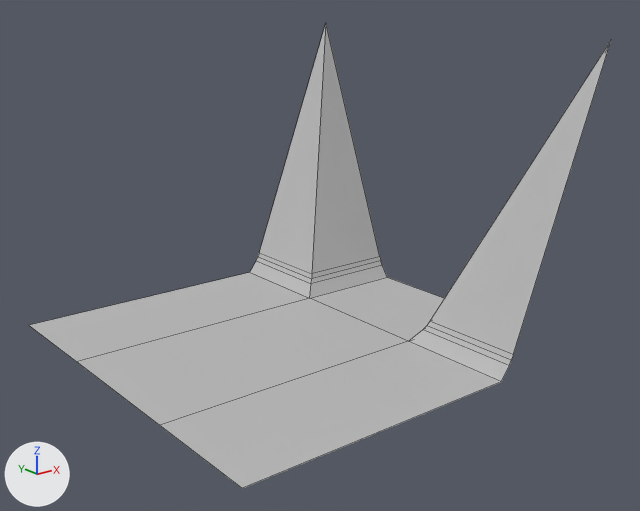
Renders of the FBX model Assets/Art Assets/3D/Models/Tiles/SM_Tile_29.fbx from each side of a commit.
One viewpoint serves both versions: a 50 mm camera at (-1.259, -1.671, 0.869) aimed at (0.02, -0.072, 0.229). The axes (+X, +Y, +Z) are drawn at lower left. The lights are the same throughout. Mesh edges are drawn as thin lines. Where no turn or scale is listed for an object, it has been applied to the vertices.

In view in the first picture: 'Tile_29'.
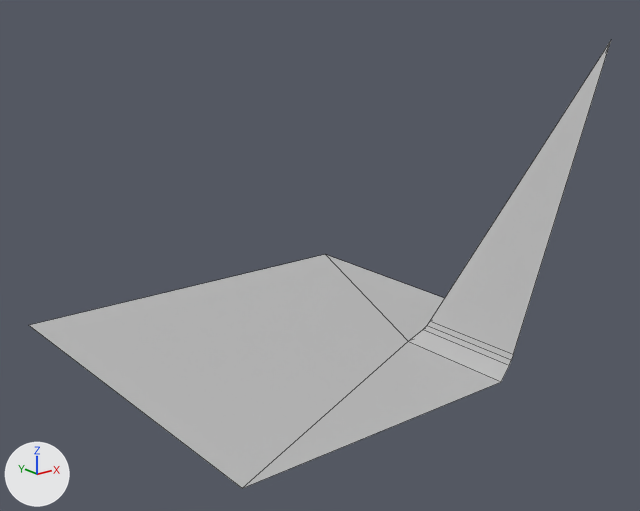
The newer file is also turned or shifted as a whole; pictures and numbers use the older file's frame.

Changed parts and their boxes [x1, y1, x2, y2] in the pictures (640 x 511 px):
'Tile_29', reshaped
    before: [29, 24, 611, 488]
    after: [29, 41, 611, 488]
part 1 of me_mesh, cut back
    before: [75, 24, 500, 488]
    after: [75, 254, 500, 488]

The change in detail:
me_mesh is used by ob_tile_29; location (0.0, 0.0, 0.0).
me_mesh had 30 vertices, 20 faces and spanned x -0.5..0.5, y -0.5..0.5, z 0.0..0.739.
me_mesh now has 16 vertices, 11 faces and spans x -0.5..0.5, y -0.5..0.5, z 0.0..0.739.
Part 1, on me_mesh:
15 vertices are removed from x -0.5..0.5, y -0.2..0.5, z 0.0..0.739.
12 faces are deleted.
1 vertex is added at (0.5, 0.5, 0.0).
3 new faces join them, mat_lambert3 (grey #bcbcbc).
